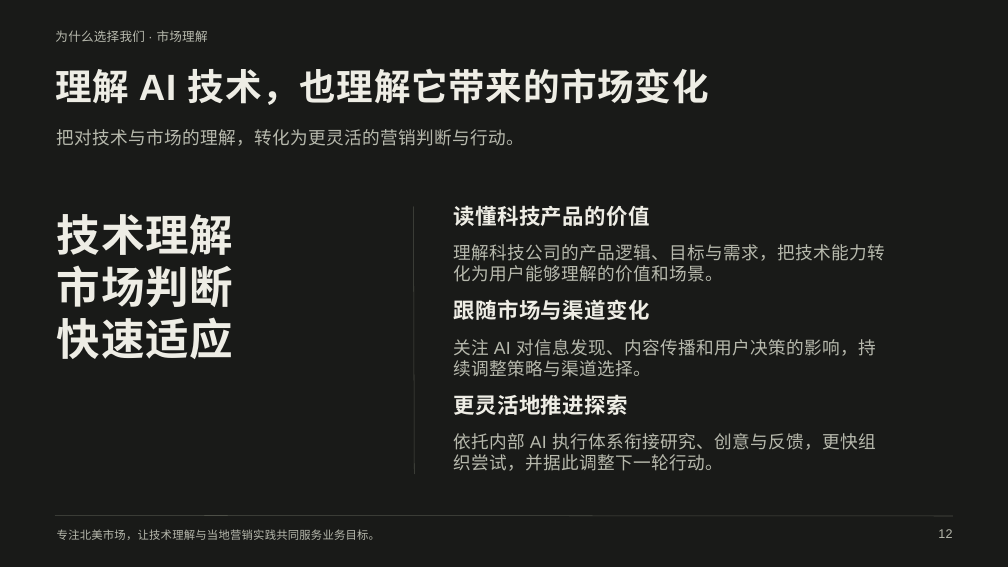
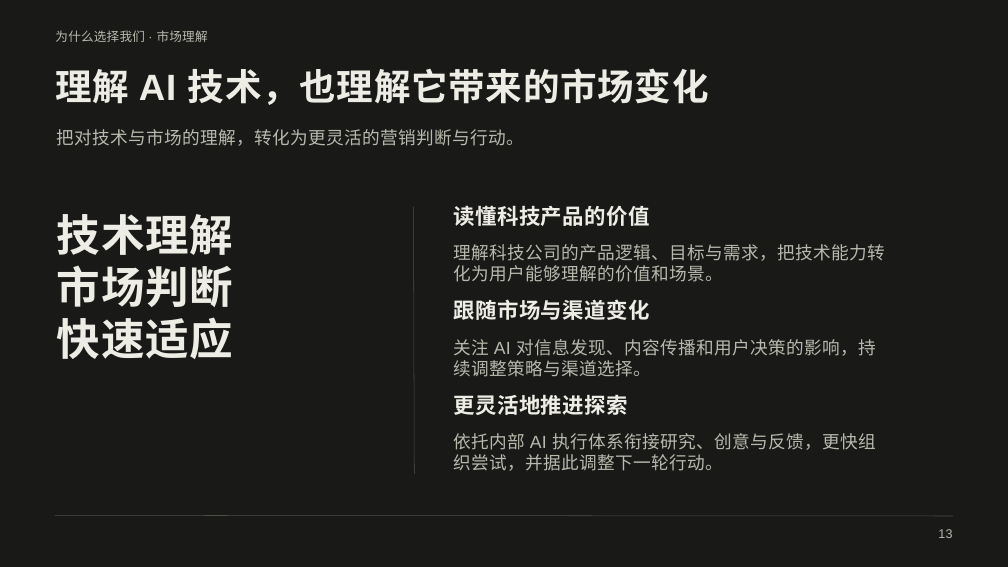
Before and after one commit to Outrise-development/outrise-ontology, a slide deck: slide 13 of docs/presentations/outrise-company-introduction/output/Outrise-Company-Introduction-Canva.pptx (slide 12 before the commit). Drawn at 1008x567 pixels with LibreOffice and Linux fonts; fonts in the diff are those of the drawing. Boxes give left, top, right and bottom in pixels: in the first picture for what was removed or moved away, otherwise in the second. Text is boxed around its words. In the diff, an @@ line names an element or a change of style, - is before the commit and + after.

```diff
--- a/docs/presentations/outrise-company-introduction/output/Outrise-Company-Introduction-Canva.pptx
+++ b/docs/presentations/outrise-company-introduction/output/Outrise-Company-Introduction-Canva.pptx
@@ text removed at [57,529,380,540] @@
-专注北美市场，让技术理解与当地营销实践共同服务业务目标。
```
Also in this commit, not shown: 15 other slides changed, 1 slide added, 7 other files.
